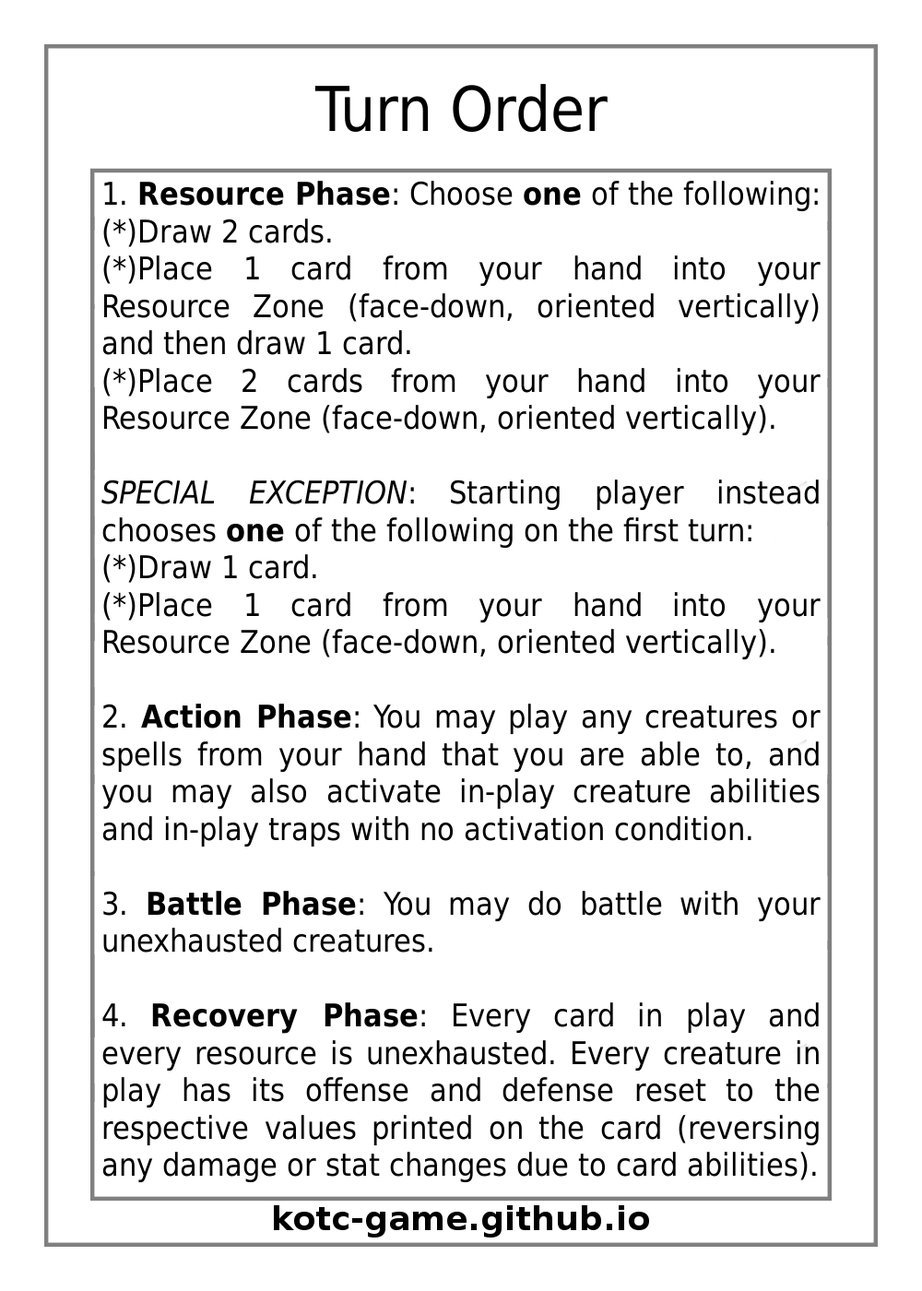
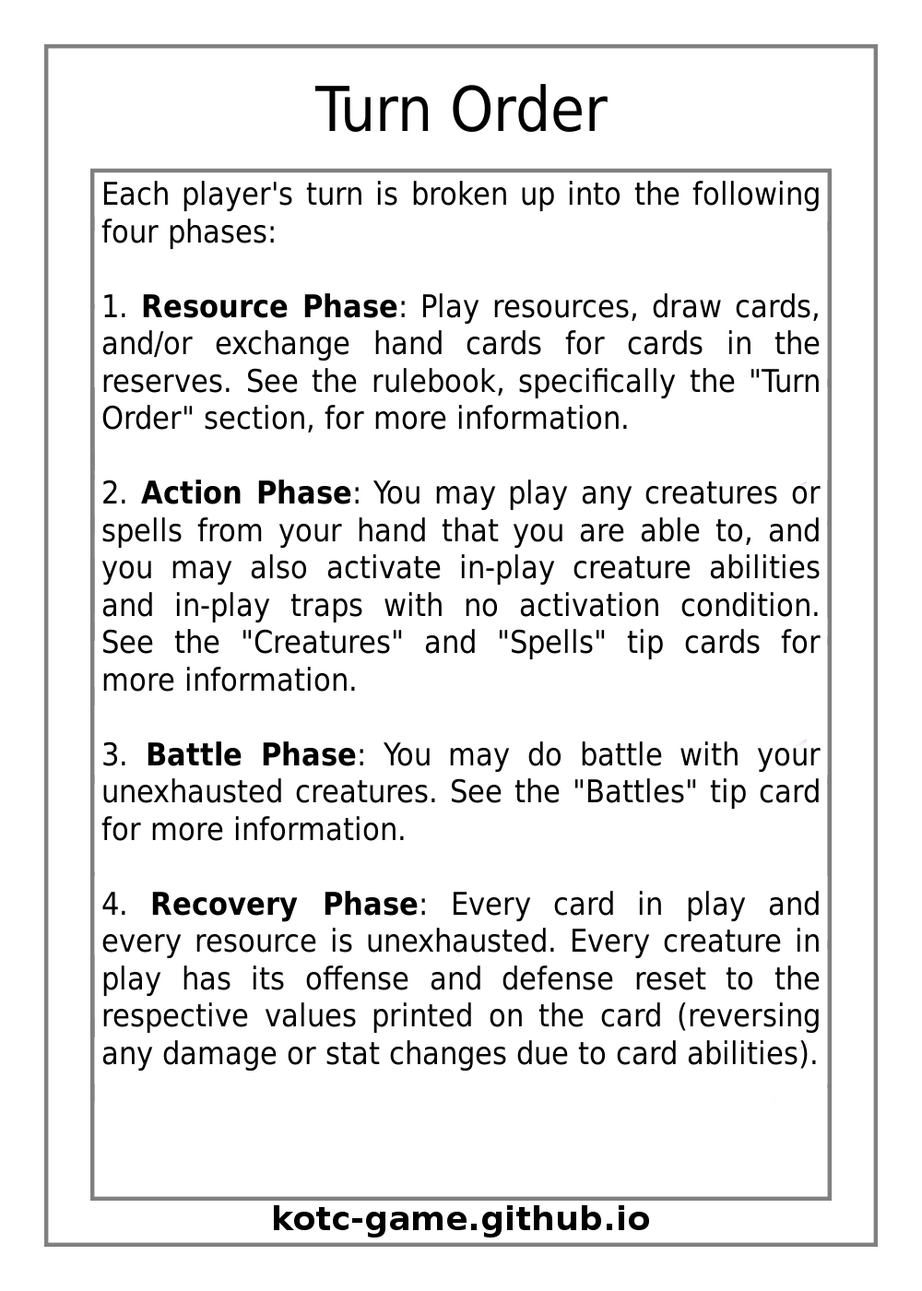
Comparing the layer stacks of the two 922 × 1291 images. Changes:
painted on "Effect Text" over 101, 180, 822, 1184
